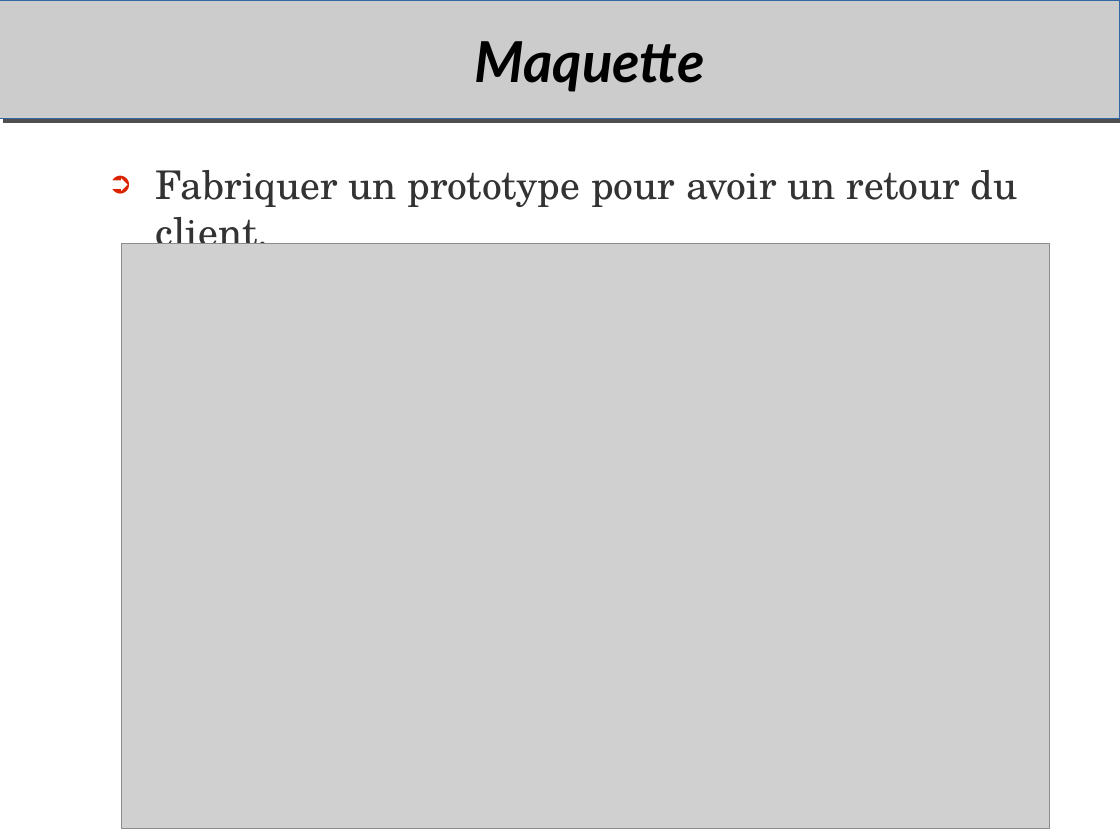
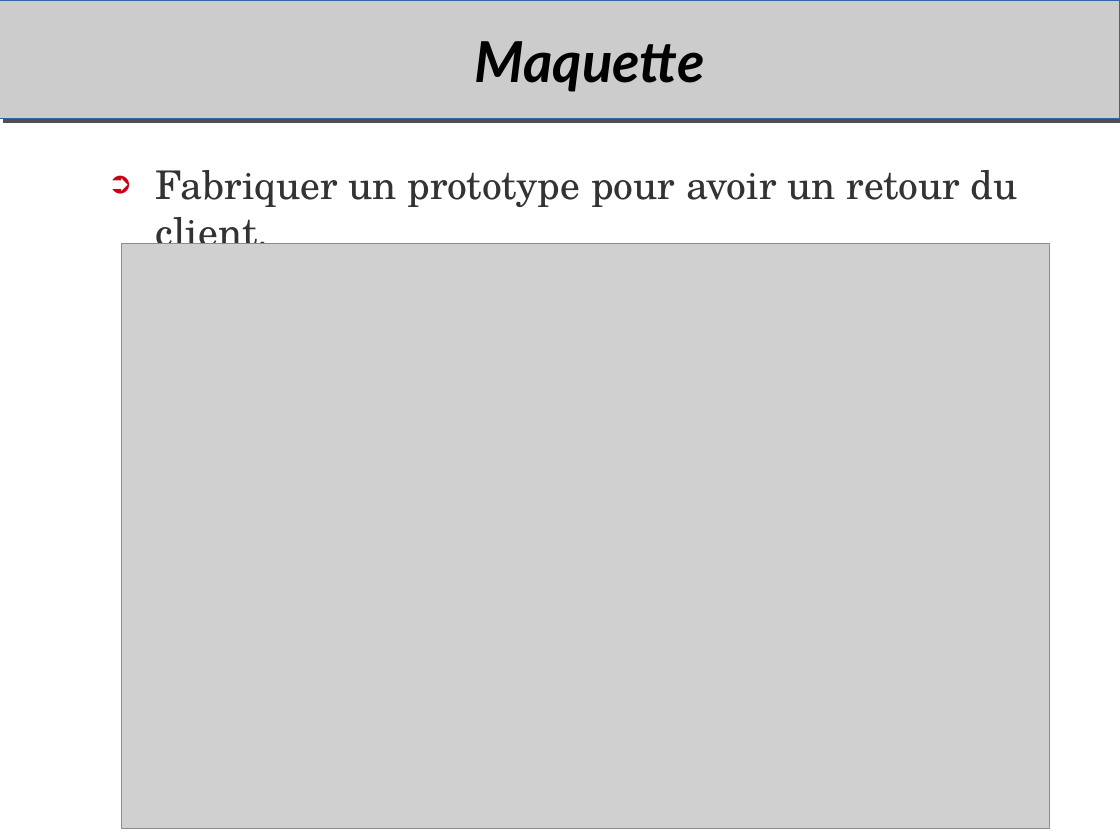
Before and after one commit to duanegris/texts, a slide deck: slide 23 of em-msi/it-s704/msi306-uml.odp (slide 20 before the commit). Drawn at 1120x840 pixels with LibreOffice and Linux fonts; fonts in the diff are those of the drawing; grey boxes stand for pictures; background and template pictures are left out. Boxes give left, top, right and bottom in pixels: in the first picture for what was removed or moved away, otherwise in the second. Text is boxed around its words. In the diff, an @@ line names an element or a change of style, - is before the commit and + after.

```diff
--- a/em-msi/it-s704/msi306-uml.odp
+++ b/em-msi/it-s704/msi306-uml.odp
@@ text "Fabriquer un prototype pour avoir ..." at [156, 170, 1018, 259]: bullet colour #DC2300 to #C90016 @@
```
Also in this commit, not shown: 28 other slides changed, 4 slides added, 2 slides removed.
